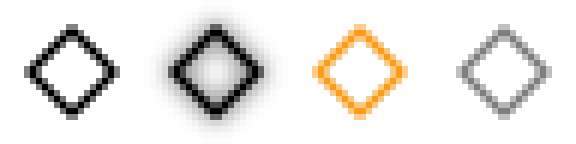
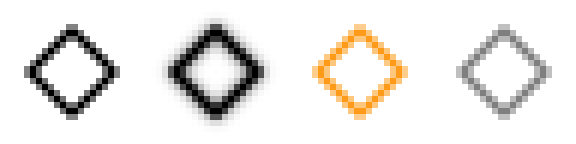
The second 576 x 144 image is a revision of the first. Changes to its layers:
painted on "#0" over (48, 42, 84, 48)
painted on "#1" over (150, 6, 282, 138)
painted on "#2" over (336, 42, 372, 48)
painted on "#3" over (480, 42, 516, 48)
